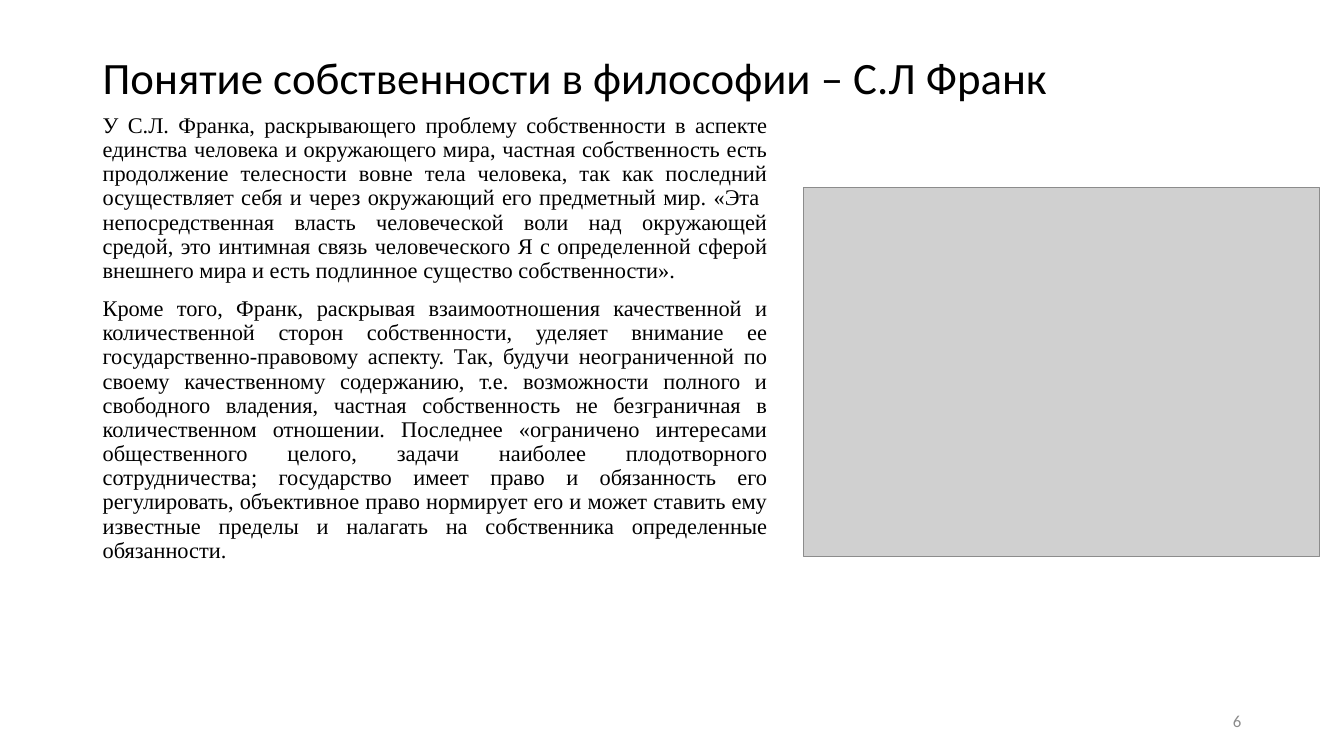
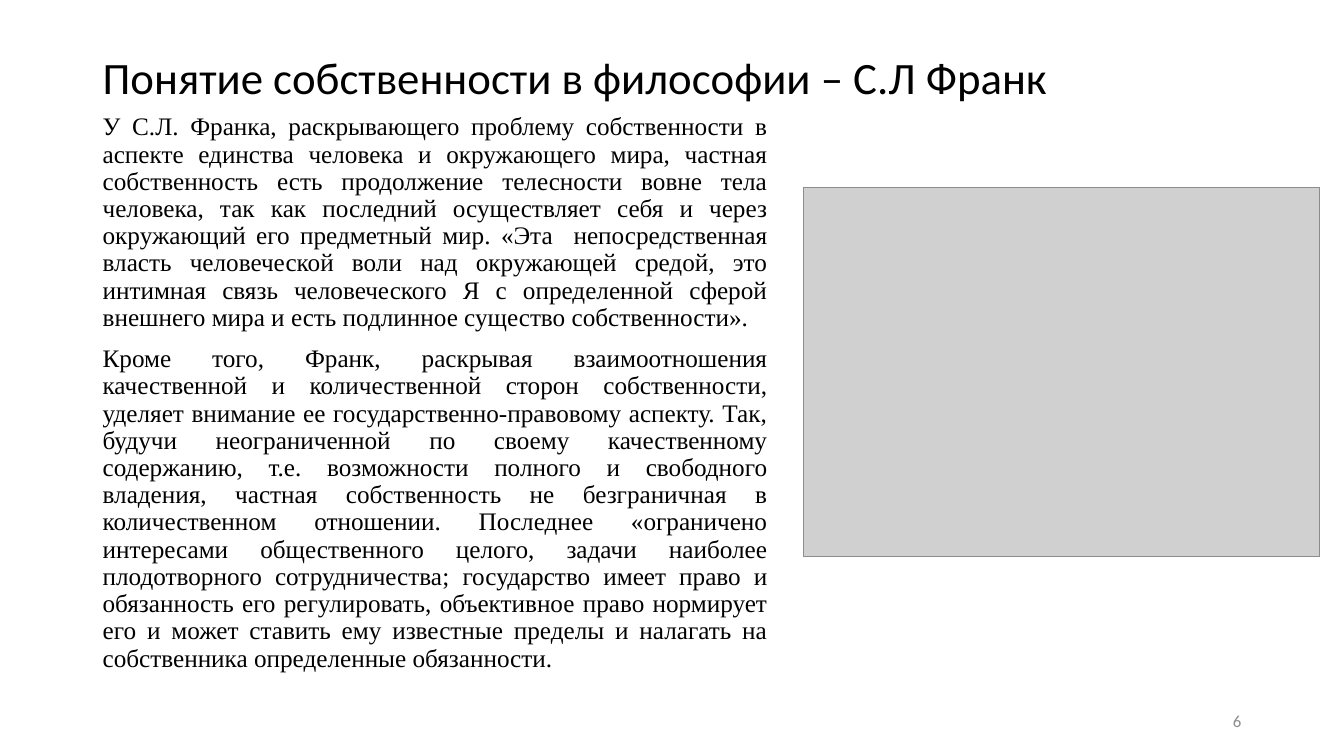
Before and after one commit to JacKira/UpLift_CandidateDegree, a slide deck: slide 6 of Философия/Выступление/Презентация Фейзуллин М8О-104А-23.pptx. Drawn at 1344x756 pixels with LibreOffice and Linux fonts; fonts in the diff are those of the drawing; grey boxes stand for pictures. Boxes give left, top, right and bottom in pixels: in the first picture for what was removed or moved away, otherwise in the second. Text is boxed around its words. In the diff, an @@ line names an element or a change of style, - is before the commit and + after.

```diff
--- a/Философия/Выступление/Презентация Фейзуллин М8О-104А-23.pptx
+++ b/Философия/Выступление/Презентация Фейзуллин М8О-104А-23.pptx
@@ text "У С.Л. Франка, раскрывающего проблему ..." at (x1=103, y1=117, x2=768, y2=645): size 16 to 18 pt @@
```
Also in this commit, not shown: 4 other slides changed, 5 slides added, 1 slide removed.
